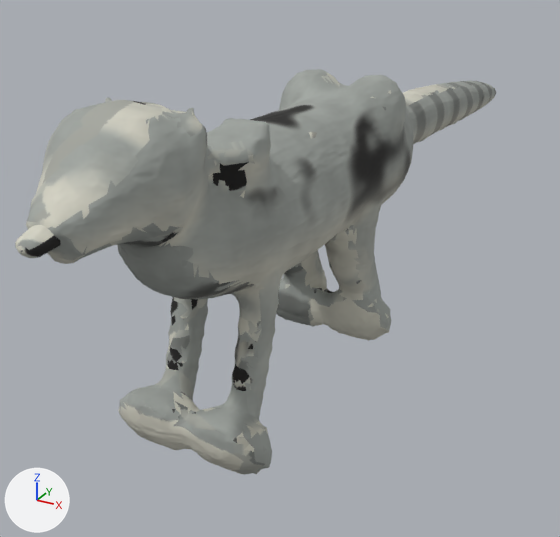
The glTF model assets/animals/snow_leopard_juvenile.glb: old version first, new version second.
The view is the same before and after, from a camera (50 mm lens) standing at (0.436, -0.77, 0.557) and looking at (-0.098, 0.2, 0.072). Lighting does not change. The marker at lower left points along +X, +Y and +Z. The picture after the commit comes second. Vertices at exactly the same position are counted once.

Objects in the first picture: 'snow_leopard_juvenile'.
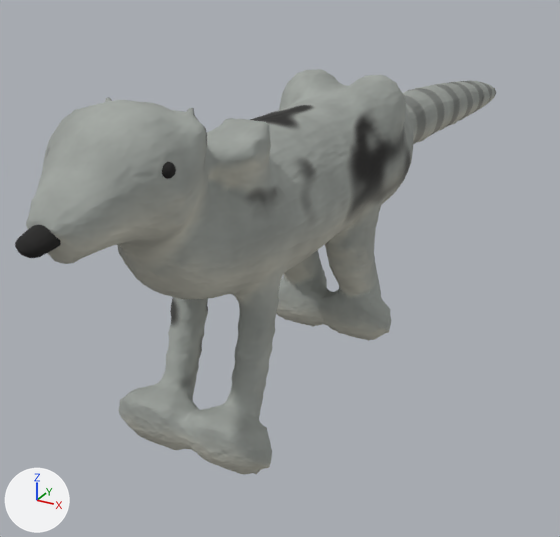
What changed in the scene script:
```text
Change me_snow_leopard_juvenile:
    used by ob_snow_leopard_juvenile; location = (0.0, 0.0, 0.0)
    remove me_snow_leopard_juvenile.from_pydata(...)  # 8896 vertices, 17808 faces; spans x -0.1..0.1, y -0.386..1.034, z 0.004..0.422
    add me_snow_leopard_juvenile.from_pydata(...)  # 9018 vertices, 18028 faces; spans x -0.1..0.1, y -0.386..1.034, z 0.004..0.422
    me_snow_leopard_juvenile part 1: a new loose piece of 86 vertices spanning x 0.046..0.068, y -0.289..-0.27, z 0.368..0.385, in mat_snow_leopard_juvenile
    me_snow_leopard_juvenile part 2: 9171 kept faces spanning x -0.1..0.099, y -0.386..1.034, z 0.004..0.422 get new texture (UV) coordinates
    other edits to the shape of me_snow_leopard_juvenile do not show in these pictures
```

Boxes [x1, y1, x2, y2] around the edits, measured in the pictures (560 x 537 px):
part 1 of me_snow_leopard_juvenile, added: after [162, 162, 176, 179]
part 2 of me_snow_leopard_juvenile, surface changed: [15, 71, 475, 475] in both
